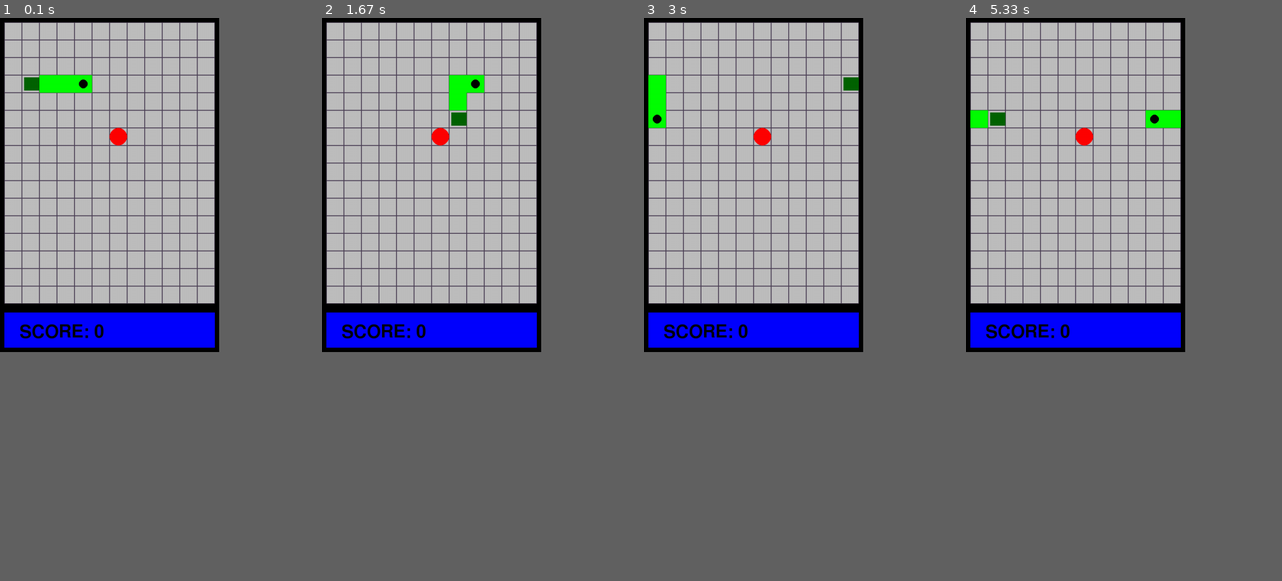
Above: before the commit, frames 1-4 (left to right).
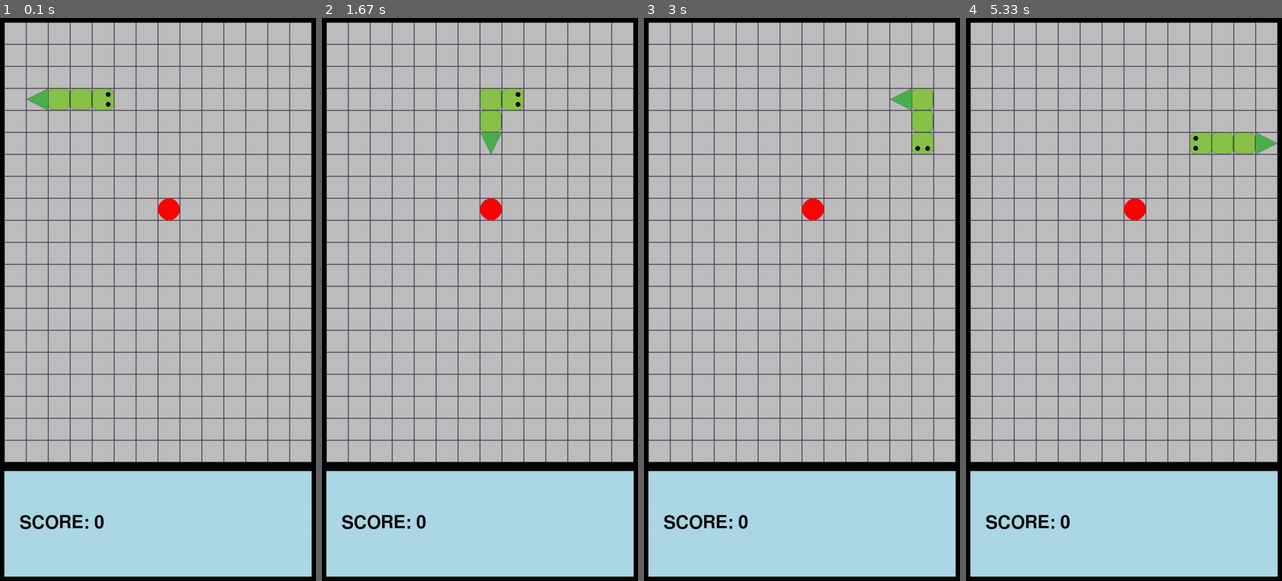
Above: after the commit, the same moments.

Repository: BRO-BESTIE15/pygame-snake
Game: pygame game, started from game/src/main.py
Two runs of this game, one before a commit and one after it. Both use one fixed random seed, a clock stepped at 60 frames per second and the inputs below.
Inputs:
- Up to frame 1 (0.1 s): no input
- Up to frame 2 (1.67 s): tap S at 0.33 s; hold Right 0.67-1.13 s; hold Up 1.17-1.47 s; hold Right from 1.5 s (still down)
- Up to frame 3 (3 s): release Right at 1.97 s; hold Left 2-2.53 s; hold Down 2.57-2.87 s; hold Left from 2.9 s (still down)
- Up to frame 4 (5.33 s): release Left at 3.3 s; hold Up 3.33-3.7 s; hold Right 3.73-4.37 s; hold Down 4.4-4.77 s; hold Left 4.8-5.27 s; hold Right from 5.3 s (still down)
In our replay, the window is 351x534 before the commit and 506x900 after it. These sizes can differ from the game's own. Grey fills any space a smaller window leaves; there, only what the larger window draws over its background counts as a difference.

The runs differ from the first frame. In frame 1, 41% of the frame differs, in the area x 0-100%, y 0-100%; in frame 2, 41%; in frame 3, 42%; in frame 4, 42%.

Commit message:
feat: add directional snake sprites

Diff:
--- a/game/src/main.py
+++ b/game/src/main.py
@@ -7,12 +7,12 @@
 
 
 # constants
-SCREEN_SIZE = (500, 760)
-HUD_HEIGHT  = 100
+SCREEN_SIZE = (720, 1280)
+HUD_HEIGHT  = 260
 BORDER_WIDTH = 10
 FPS = 60
 BG = 'grey'
-CELL_SIZE = 40
+CELL_SIZE = 50
 GRID_COLOR = '#4B3F55' # light shade
 MOVE_INTERVAL = 200
 
@@ -32,8 +32,22 @@
 
 
 screen = pg.display.set_mode(SCREEN_SIZE)
-
+import sprites as sp
 clock = pg.time.Clock()
+
+
+head = {
+direction : sp.load_sprite(sp.head[direction], CELL_SIZE)
+for direction in ('UP', 'DOWN', 'LEFT', 'RIGHT')
+}
+
+body = sp.load_sprite(sp.body, CELL_SIZE-1)
+
+tail = {
+direction : sp.load_sprite(sp.tail[direction], CELL_SIZE)
+for direction in ('UP', 'DOWN', 'LEFT', 'RIGHT')
+}
+
 
 class Snake():
     """classic tile based snake with edge warping"""
@@ -48,6 +62,23 @@
         self.alive = True
         self.ate_food = False
         self.score = 0
+        self.t_direction = "LEFT"
+
+    def tail_direction(self):
+        tail_x, tail_y = self.body[-1]
+        prev_x, prev_y = self.body[-2]
+
+        if tail_x == (prev_x + 1) % GRID_WIDTH:
+            self.t_direction = 'RIGHT'
+
+        elif tail_x == (prev_x - 1) % GRID_WIDTH:
+            self.t_direction = 'LEFT'
+
+        elif tail_y == (prev_y + 1) % GRID_HEIGHT:
+            self.t_direction = 'DOWN'
+
+        elif tail_y == (prev_y - 1) % GRID_HEIGHT:
+            self.t_direction = 'UP'
 
 
 
@@ -57,15 +88,16 @@
         for i, coords in enumerate(self.body):
             x_px = BORDER_WIDTH + coords[0] * CELL_SIZE
             y_px = BORDER_WIDTH + coords[1] * CELL_SIZE
+
             c_x = x_px + CELL_SIZE // 2
             c_y = y_px + CELL_SIZE // 2
+
             if i == 0:
-                pg.draw.rect(screen, 'Green', (x_px, y_px, CELL_SIZE, CELL_SIZE))
-                pg.draw.circle(screen, 'black', (c_x, c_y) , 10)
+                screen.blit(head[self.direction], (x_px, y_px))
             elif i == len(self.body)-1:
-                pg.draw.rect(screen, 'darkgreen', (x_px+5, y_px+5, CELL_SIZE-5, CELL_SIZE-10))
+                screen.blit(tail[self.t_direction], (x_px, y_px))
             else:
-                pg.draw.rect(screen, 'Green', (x_px, y_px, CELL_SIZE, CELL_SIZE))
+                screen.blit(body, (x_px, y_px))
 
 
     def move_and_grow(self, food):
@@ -102,6 +134,7 @@
             if self.body[0] == segment:
                 self.alive = False
 
+        self.tail_direction()
 
 
 def draw_cells():
@@ -126,12 +159,15 @@
 
     pg.draw.rect(screen, 'black', border, BORDER_WIDTH)
 
-    pg.draw.rect(screen, 'blue', hud)
+    pg.draw.rect(screen, 'lightblue', hud)
     pg.draw.rect(screen, 'black', hud , BORDER_WIDTH)
 
     font = pg.font.Font(None, 60)
     score = font.render(f"SCORE: {player.score}", True, 'black')
-    screen.blit(score, (45, 695))
+    #screen.blit(score, (45, 695))
+    score_rect = score.get_rect()
+    score_rect.midleft = (hud.left + 45, hud.centery)
+    screen.blit(score, score_rect)
 
 
 
--- /dev/null
+++ b/game/src/sprites.py
@@ -0,0 +1,23 @@
+from pathlib import Path
+import pygame as pg
+
+ASSETS = Path(__file__).resolve().parent.parent / 'assets' / 'Sprites'
+
+body = pg.image.load(ASSETS / 'snake_body.png').convert_alpha()
+
+head = {
+    direction: pg.image.load(
+        ASSETS / f'snake_head_{direction.lower()}.png'
+    ).convert_alpha()
+    for direction in ('UP', 'DOWN', 'LEFT', 'RIGHT')
+}
+
+tail = {
+    direction: pg.image.load(
+        ASSETS / f'snake_tail_{direction.lower()}.png'
+    ).convert_alpha()
+    for direction in ('UP', 'DOWN', 'LEFT', 'RIGHT')
+}
+
+def load_sprite(image, size):
+    return pg.transform.scale(image, (size, size))
Binary file added: game/assets/Sprites/snake_body.png
Binary file added: game/assets/Sprites/snake_head_down.png
Binary file added: game/assets/Sprites/snake_head_left.png
Binary file added: game/assets/Sprites/snake_head_right.png
Binary file added: game/assets/Sprites/snake_head_up.png
Binary file added: game/assets/Sprites/snake_tail_down.png
Binary file added: game/assets/Sprites/snake_tail_left.png
Binary file added: game/assets/Sprites/snake_tail_right.png
Binary file added: game/assets/Sprites/snake_tail_up.png
